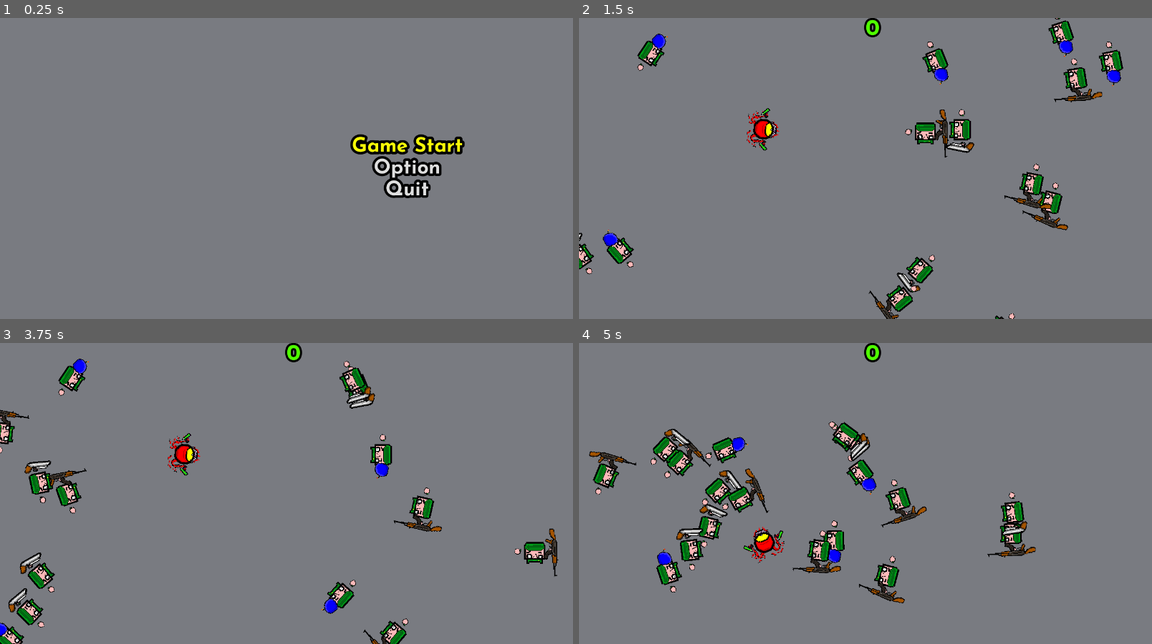
Above: before the commit, frames 1-4 (two rows, left to right).
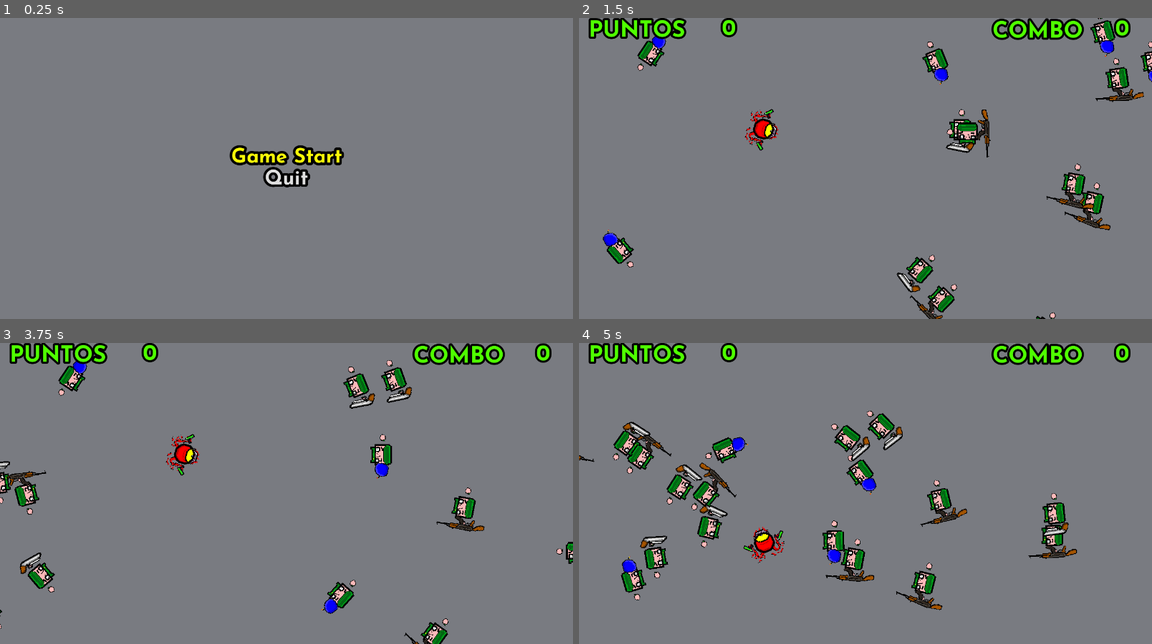
Above: after the commit, the same moments.

Repository: camilo-laruffa/ScoreSpace-Jam
Game: Godot game, scene res://Scenes/Menu.tscn
Two runs of this game, one before a commit and one after it. Both use one fixed random seed, a clock stepped at 60 frames per second and the inputs below.
Inputs (mouse positions are in pixels of both pictures, inside the frame that each line leads up to):
- Up to frame 1 (0.25 s): no input
- Up to frame 2 (1.5 s): click (985, 168) at 0.5 s, where only the run before the commit has a clickable "Option"; click "Game Start" at 1.25 s
- Up to frame 3 (3.75 s): move the mouse to (412, 478) at 2.02 s; hold D (right) 2.03-2.75 s; hold Right mouse button (dash) 2.03-2.75 s; click "Menu" at 2.75 s; click "Game Start" at 3.5 s
- Up to frame 4 (5 s): move the mouse to (750, 508) at 4.27 s; hold S (down) from 4.28 s (still down); click (750, 508) at 4.35 s

The runs differ from the first frame. In frame 1, 3.4% of the frame differs, in the area x 40-82%, y 38-60%; in frame 2, 7.8%; in frame 3, 7.5%; in frame 4, 12%, in the area x 0-97%, y 0-89%.

Commit message:
musica update

Diff:
--- a/Code/GameOver.gd
+++ b/Code/GameOver.gd
@@ -6,6 +6,7 @@
 	$HBoxContainer/VBoxContainer2/Highscore.text = str(Global.highscore)
 	$VBoxContainer/Continue.grab_focus()
 	Global.points = 0
+	Global.combo = 0
 	pass
 
 
--- a/Code/Main.gd
+++ b/Code/Main.gd
@@ -11,13 +11,14 @@
 
 func _process(delta):
 	$Control/ScoreLabel.text = str(Global.points)
+	$Control/ComboLabel.text = str(Global.combo)
 	if Global.combo % 2 == 0 && !$Sound.playing: $Sound.play()
 	if get_tree().get_nodes_in_group("Enemy").size() < 40 :
 		var player_position = get_tree().get_nodes_in_group("Player")[0].position
 		var enemy = ENEMY.instance()
-		enemy.position.x = rng.randf_range(player_position.x - 300, player_position.x - 1000)
+		enemy.position.x = rng.randf_range(player_position.x - 400, player_position.x - 1100)
 		if rng.randi_range(0,1) == 1 :
-			enemy.position.x = rng.randf_range(player_position.x + 300, player_position.x + 1000)
+			enemy.position.x = rng.randf_range(player_position.x + 400, player_position.x + 1100)
 		enemy.position.y = rng.randf_range(0, 768)
 		get_parent().call_deferred("add_child", enemy)
 	var armas = get_tree().get_nodes_in_group("Arma")
--- a/Code/global.gd
+++ b/Code/global.gd
@@ -9,6 +9,7 @@
 
 # Called when the node enters the scene tree for the sfirst time.
 func _ready():
+	combo = 0
 	pass
 
 func _process(delta):
--- a/Scenes/Main.tscn
+++ b/Scenes/Main.tscn
@@ -1,10 +1,11 @@
-[gd_scene load_steps=6 format=2]
+[gd_scene load_steps=7 format=2]
 
 [ext_resource path="res://Scenes/Player.tscn" type="PackedScene" id=1]
 [ext_resource path="res://Scenes/Enemy.tscn" type="PackedScene" id=2]
 [ext_resource path="res://Code/Main.gd" type="Script" id=3]
 [ext_resource path="res://Assets/Tema.tres" type="Theme" id=4]
 [ext_resource path="res://Assets/Audio/MULTIKILL.wav" type="AudioStream" id=5]
+[ext_resource path="res://Assets/Audio/y2mate.com - Attack on Titan S2 OST  YOUSEEBIGGIRLTT Reiner and Berthold transformation theme.mp3" type="AudioStream" id=6]
 
 [node name="Main" type="Node2D"]
 script = ExtResource( 3 )
@@ -34,12 +35,50 @@
 theme = ExtResource( 4 )
 
 [node name="ScoreLabel" type="Label" parent="Control"]
-margin_left = 684.0
-margin_right = 718.0
+margin_left = 341.0
+margin_right = 375.0
 margin_bottom = 55.0
+theme = ExtResource( 4 )
+text = "0"
+align = 1
+valign = 1
+
+[node name="ComboLabel" type="Label" parent="Control"]
+margin_left = 1280.0
+margin_top = 1.0
+margin_right = 1314.0
+margin_bottom = 56.0
 grow_horizontal = 2
 grow_vertical = 2
 theme = ExtResource( 4 )
 text = "0"
 align = 1
 valign = 1
+
+[node name="ScoreLabel2" type="Label" parent="Control"]
+margin_left = 23.0
+margin_top = 4.0
+margin_right = 253.0
+margin_bottom = 59.0
+grow_horizontal = 2
+grow_vertical = 2
+theme = ExtResource( 4 )
+text = "PUNTOS"
+align = 1
+valign = 1
+
+[node name="ComboLabel2" type="Label" parent="Control"]
+margin_left = 987.0
+margin_top = 6.0
+margin_right = 1203.0
+margin_bottom = 61.0
+grow_horizontal = 2
+grow_vertical = 2
+theme = ExtResource( 4 )
+text = "COMBO"
+align = 1
+valign = 1
+
+[node name="Musica" type="AudioStreamPlayer" parent="."]
+stream = ExtResource( 6 )
+autoplay = true
--- a/Scenes/Menu.tscn
+++ b/Scenes/Menu.tscn
@@ -22,33 +22,26 @@
 anchor_top = 0.5
 anchor_right = 0.5
 anchor_bottom = 0.5
-margin_left = 156.0
+margin_left = -132.5
 margin_top = -76.0
-margin_right = 421.0
+margin_right = 132.5
 margin_bottom = 76.0
 theme = ExtResource( 3 )
 alignment = 1
 
 [node name="Start" type="Button" parent="VBoxContainer"]
+margin_top = 26.0
 margin_right = 265.0
-margin_bottom = 48.0
+margin_bottom = 74.0
 focus_neighbour_top = NodePath("../Quit")
 theme = ExtResource( 3 )
 text = "Game Start"
 flat = true
 
-[node name="Option" type="Button" parent="VBoxContainer"]
-margin_top = 52.0
+[node name="Quit" type="Button" parent="VBoxContainer"]
+margin_top = 78.0
 margin_right = 265.0
-margin_bottom = 100.0
-theme = ExtResource( 3 )
-text = "Option"
-flat = true
-
-[node name="Quit" type="Button" parent="VBoxContainer"]
-margin_top = 104.0
-margin_right = 265.0
-margin_bottom = 152.0
+margin_bottom = 126.0
 theme = ExtResource( 3 )
 text = "Quit"
 flat = true
Not shown, added: Assets/Audio/y2mate.com - Attack on Titan S2 OST YOUSEEBIGGIRLTT Reiner and Berthold transformation theme.mp3.import
Not shown, added: Assets/Audio/y2mate.com - Attack on Titan S2 OST YOUSEEBIGGIRLTT Reiner and Berthold transformation theme.mp3
